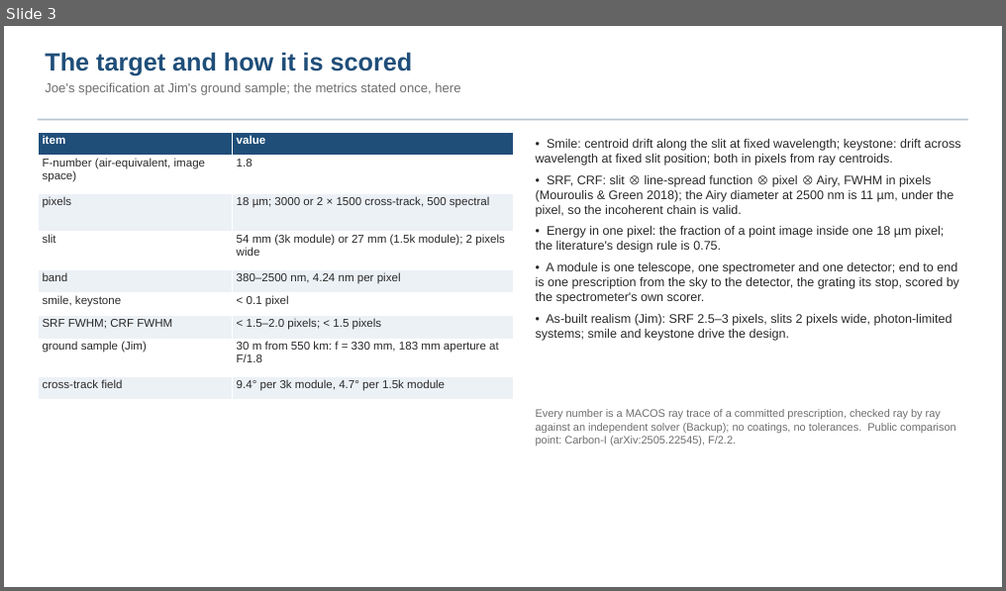
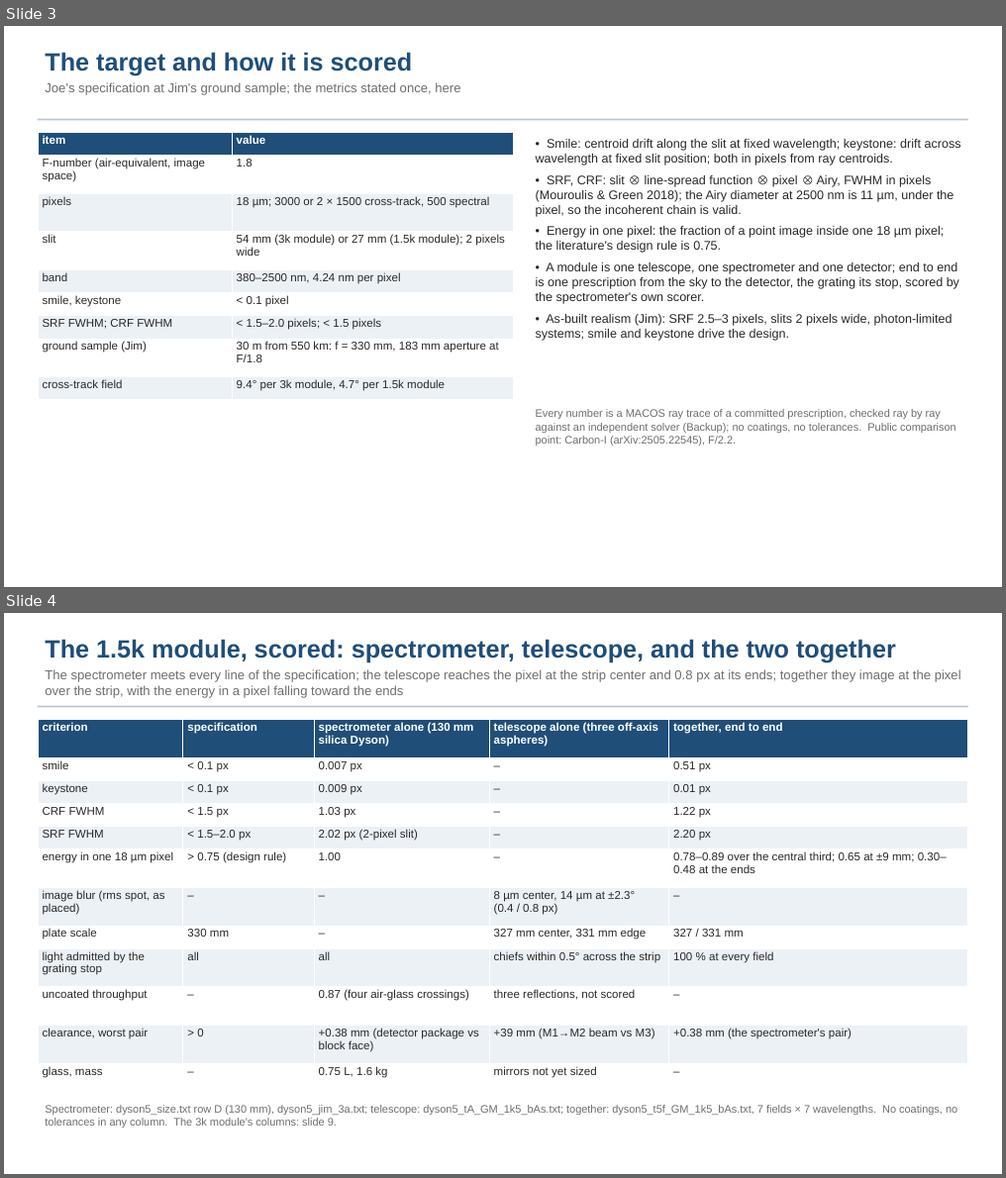
Before and after one commit to nasa-jpl/macos, a slide deck: demo_session/deck_dyson_record.pptx. Shown one above the other, each under a label of ours: slide 3 before the commit, slides 3 and 4 after it. The pictures are 1006x591 and 1006x1178 pixels, drawn with LibreOffice and Linux fonts; fonts in the diff are those of the drawing. Boxes give left, top, right and bottom in pixels: in the first picture for what was removed or moved away, otherwise in the second. Text is boxed around its words. In the diff, an @@ line names an element or a change of style, - is before the commit and + after.

```diff
--- a/demo_session/deck_dyson_record.pptx
+++ b/demo_session/deck_dyson_record.pptx
@@ slide 4 added at (4,613,1002,1174), background #FFFFFF @@
@@ text added at (45,639,961,698), 12.5 pt, text #6E6E6E @@
+The 1.5k module, scored: spectrometer, telescope, and the two together
+The spectrometer meets every line of the specification; the telescope reaches the pixel at the strip center and 0.8 px at its ends; together they image at the pixel over the strip, with the energy in a pixel falling toward the ends
@@ rectangle added at (38,706,968,707), fill #B8C6D4 @@
@@ table added at (38,719,968,1087), 12 rows, 5 columns @@
+criterion | specification | spectrometer alone (130 mm silica Dyson) | telescope alone (three off-axis aspheres) | together, end to end
+smile | < 0.1 px | 0.007 px | – | 0.51 px
+keystone | < 0.1 px | 0.009 px | – | 0.01 px
+CRF FWHM | < 1.5 px | 1.03 px | – | 1.22 px
+SRF FWHM | < 1.5–2.0 px | 2.02 px (2-pixel slit) | – | 2.20 px
+energy in one 18 µm pixel | > 0.75 (design rule) | 1.00 | – | 0.78–0.89 over the central third; 0.65 at ±9 mm; 0.30–0.48 at the ends
+image blur (rms spot, as placed) | – | – | 8 µm center, 14 µm at ±2.3° (0.4 / 0.8 px) | –
+plate scale | 330 mm | – | 327 mm center, 331 mm edge | 327 / 331 mm
+light admitted by the grating stop | all | all | chiefs within 0.5° across the strip | 100 % at every field
+uncoated throughput | – | 0.87 (four air-glass crossings) | three reflections, not scored | –
+clearance, worst pair | > 0 | +0.38 mm (detector package vs block face) | +39 mm (M1→M2 beam vs M3) | +0.38 mm (the spectrometer's pair)
+glass, mass | – | 0.75 L, 1.6 kg | mirrors not yet sized | –
@@ text added at (45,1105,957,1128), 10.5 pt, text #6E6E6E @@
+Spectrometer: dyson5_size.txt row D (130 mm), dyson5_jim_3a.txt; telescope: dyson5_tA_GM_1k5_bAs.txt; together: dyson5_t5f_GM_1k5_bAs.txt, 7 fields × 7 wavelengths. No coatings, no tolerances in any column. The 3k module's columns: slide 9.
```
Also in this commit, not shown: 5 slides changed, 1 other slide added, 1 other file.
